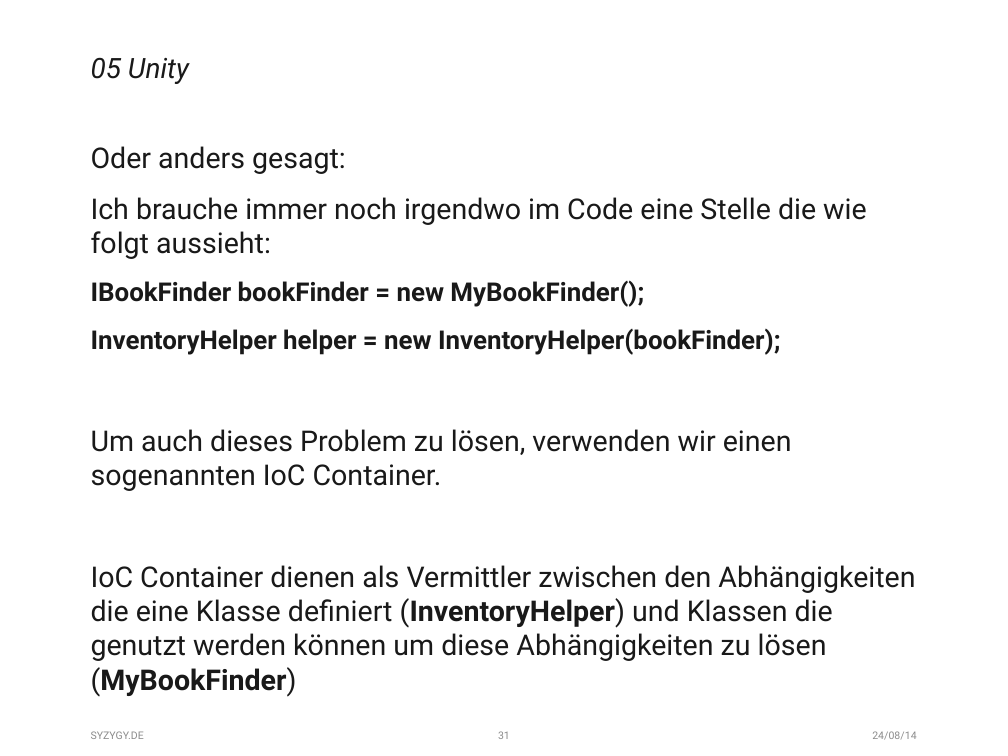
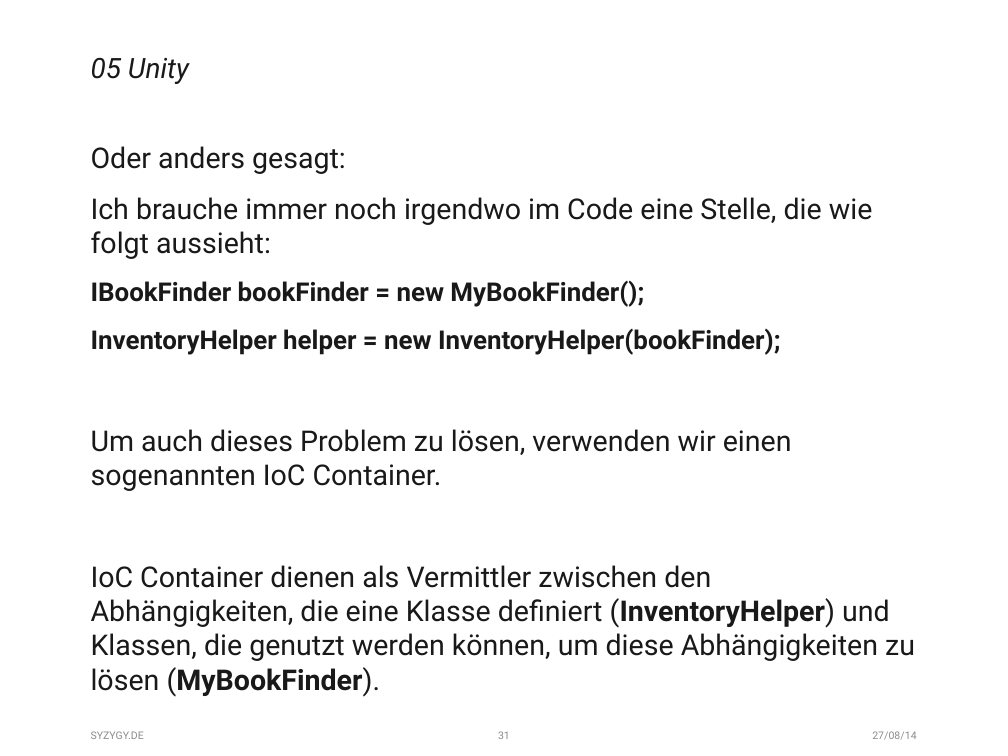
Before and after one commit to fischfasch/IoC_Test, a slide deck: slide 31 of IoC_Testapplication/ConsoleApplication1/_Files/Präsentation.pptx. Drawn at 1008x756 pixels with LibreOffice and Linux fonts; fonts in the diff are those of the drawing. Boxes give left, top, right and bottom in pixels: in the first picture for what was removed or moved away, otherwise in the second. Text is boxed around its words. In the diff, an @@ line names an element or a change of style, - is before the commit and + after.

Commit message:
Präsentation V4

```diff
--- a/IoC_Testapplication/ConsoleApplication1/_Files/Präsentation.pptx
+++ b/IoC_Testapplication/ConsoleApplication1/_Files/Präsentation.pptx
@@ text at [91,197,873,259]: text changed @@
-Ich brauche immer noch irgendwo im Code eine Stelle die wie folgt aussieht:
+Ich brauche immer noch irgendwo im Code eine Stelle, die wie folgt aussieht:
@@ text at [91,565,915,697]: text changed @@
-IoC Container dienen als Vermittler zwischen den Abhängigkeiten die eine Klasse definiert (InventoryHelper) und Klassen die genutzt werden können um diese Abhängigkeiten zu lösen (MyBookFinder)
+IoC Container dienen als Vermittler zwischen den Abhängigkeiten, die eine Klasse definiert (InventoryHelper) und Klassen, die genutzt werden können, um diese Abhängigkeiten zu lösen (MyBookFinder).
@@ text at [872,731,916,740]: text changed @@
-24/08/14
+27/08/14
```
Also in this commit, not shown: 33 other slides changed.
